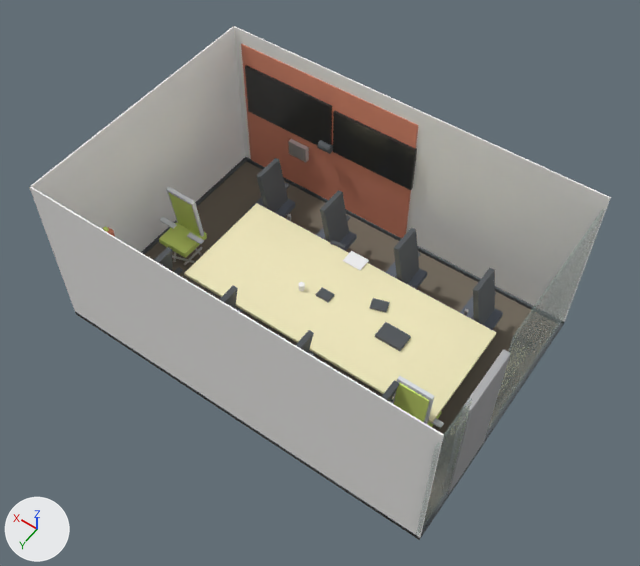
What one commit did to the Blender file blend/scene0575_01.blend.
Rendered twice from a 50 mm camera at (-1.55, 8.57, 11.09) aimed at (2.96, 2.27, 1.19). Every picture has the same lights, and +X, +Y and +Z are marked at lower left. The picture after the commit comes second.

Objects in the first picture: 'AccentWall', 'BackWall', 'CameraBarrel', 'Chair_Green_Door_arm_-0.28', 'Chair_Green_Door_back', 'Chair_Green_Door_seat', 'Chair_Green_Door_shell', 'Chair_Green_Screen_arm_-0.28', 'Chair_Green_Screen_arm_0.28', 'Chair_Green_Screen_back', 'Chair_Green_Screen_leg216', 'Chair_Green_Screen_leg288', 'Chair_Green_Screen_seat', 'Chair_Green_Screen_shell', 'CodecBox', 'DoorFrame', 'Floor', 'GlassPanel1', 'GlassPanel2', 'ScreenLeft', 'ScreenRight', 'TableTop', 'Wall_Front', 'Wall_Right' and 24 more.
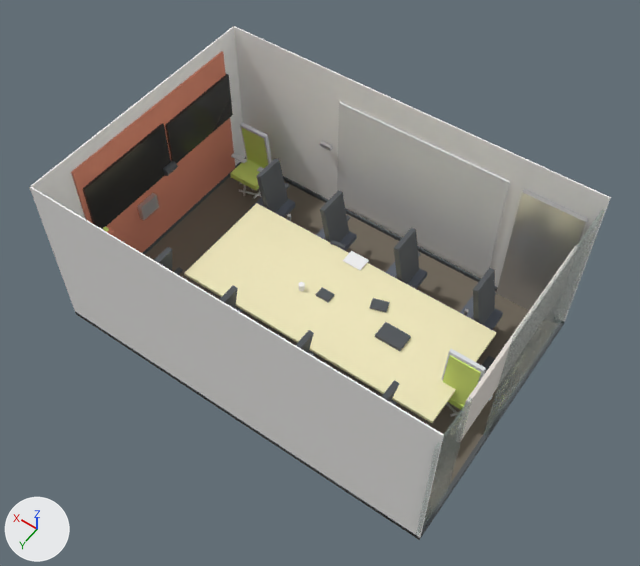
Commit message: Refine Blender scenes

Changed parts and their boxes [x1, y1, x2, y2] in the pictures (640 x 566 px):
'AccentWall', moved, turned: before [241, 44, 418, 238]; after [71, 51, 235, 253]
'Cube', added: after [337, 102, 510, 276]
'DoorFrame', moved, turned: before [447, 349, 511, 495]; after [496, 189, 588, 310]
'ScreenRight', moved, turned: before [245, 65, 332, 145]; after [83, 123, 171, 229]
'ScreenLeft', moved, turned: before [333, 111, 417, 190]; after [165, 74, 233, 164]
'Chair_Green_Door_back', moved: before [394, 383, 430, 422]; after [443, 355, 481, 405]
'AcousticPanel', moved, turned (not visible before): after [462, 246, 576, 438]
'Chair_Green_Screen_seat', moved: before [159, 222, 207, 258]; after [230, 159, 263, 191]
'Chair_Green_Screen_back', moved: before [168, 192, 200, 236]; after [242, 128, 268, 168]
'Chair_Green_Door_shell', moved: before [392, 376, 435, 424]; after [441, 349, 486, 383]
'CodecBox', moved, turned: before [288, 139, 309, 162]; after [137, 193, 159, 220]
'Chair_Green_Screen_shell', moved: before [166, 187, 204, 237]; after [240, 122, 272, 164]
'CameraBarrel', moved, turned: before [317, 140, 333, 154]; after [163, 160, 178, 176]
'Chair_Green_Screen_arm_-0.28', moved: before [160, 217, 177, 229]; after [231, 153, 247, 163]
'Chair_Green_Screen_arm_0.28', moved: before [187, 232, 204, 244]; after [257, 167, 264, 172]
'Chair_Green_Door_seat', moved (mostly hidden): before [427, 411, 442, 427]; after [448, 398, 464, 409]
'TrashBin', moved (not visible before): after [482, 356, 495, 374]
'Chair_Green_Screen_leg288', moved: before [172, 255, 194, 263]; after [239, 189, 261, 196]
'Chair_Green_Door_arm_-0.28', moved (not visible afterwards): before [432, 418, 444, 428]
'Chair_Green_Screen_leg216', moved: before [173, 252, 177, 262]; after [243, 185, 246, 196]
'Wall_Front', unchanged, covered by the edit: before [31, 27, 246, 294]; after [31, 26, 246, 294]

The change, as a list of edits to the scene's bpy script:
```text
Add me_cube_071:
    me_cube_071.from_pydata(...)  # a box spanning x -1.06..1.06, y -1.43..1.43, z -0.01..0.01
Change ob_accentwall:
    ob_accentwall.location: (4.45, 0.02, 1.27) -> (6.17, 1.94, 1.27)
    ob_accentwall.rotation_euler: (0.0, 0.0, 0.0) -> (0.0, 0.0, 1.571)  # degrees (0, 0, 0) -> degrees (0, 0, 90)
Change ob_doorframe:
    ob_doorframe.location: (0.05, 3.0, 1.15) -> (0.64, 0.05, 1.15)
    ob_doorframe.rotation_euler: (0.0, 0.0, 0.0) -> (0.0, 0.0, 1.571)  # degrees (0, 0, 0) -> degrees (0, 0, 90)
Change ob_acousticpanel:
    ob_acousticpanel.location: (3.6, 4.13, 1.95) -> (0.06, 2.07, 1.95)
    ob_acousticpanel.rotation_euler: (0.0, 0.0, 0.0) -> (0.0, 0.0, 1.571)  # degrees (0, 0, 0) -> degrees (0, 0, 90)
Change ob_screenleft:
    ob_screenleft.location: (3.55, 0.05, 1.7) -> (6.14, 1.04, 1.7)
    ob_screenleft.rotation_euler: (0.0, 0.0, 0.0) -> (0.0, 0.0, 1.571)  # degrees (0, 0, 0) -> degrees (0, 0, 90)
Change ob_screenright:
    ob_screenright.location: (5.15, 0.05, 1.72) -> (6.14, 2.64, 1.72)
    ob_screenright.rotation_euler: (0.0, 0.0, 0.0) -> (0.0, 0.0, 1.571)  # degrees (0, 0, 0) -> degrees (0, 0, 90)
Change ob_codecbox:
    ob_codecbox.location: (4.95, 0.08, 0.95) -> (6.11, 2.44, 0.95)
    ob_codecbox.rotation_euler: (0.0, 0.0, 0.0) -> (0.0, 0.0, 1.571)  # degrees (0, 0, 0) -> degrees (0, 0, 90)
Change ob_camerabarrel:
    ob_camerabarrel.location: (4.4, 0.1, 1.35) -> (6.09, 1.89, 1.35)
    ob_camerabarrel.rotation_euler: (1.571, 0.0, 1.571) -> (1.571, 0.0, 3.142)  # degrees (90, 0, 90) -> degrees (90, 0, 180)
Change ob_trashbin:
    ob_trashbin.location: (5.55, 3.7, 0.17) -> (0.46, 1.53, 0.17)
Change ob_chair_green_door_seat:
    ob_chair_green_door_seat.location: (0.9, 2.95, 0.49) -> (0.57, 2.21, 0.49)
Change ob_chair_green_door_back:
    ob_chair_green_door_back.location: (0.9, 3.11, 0.92) -> (0.57, 2.37, 0.92)
Change ob_chair_green_door_shell:
    ob_chair_green_door_shell.location: (0.9, 3.1, 0.92) -> (0.57, 2.36, 0.92)
Change ob_chair_green_door_arm__0_28:
    ob_chair_green_door_arm__0_28.location: (0.62, 2.95, 0.67) -> (0.29, 2.21, 0.67)
Change ob_chair_green_screen_seat:
    ob_chair_green_screen_seat.location: (5.55, 2.35, 0.49) -> (5.55, 0.57, 0.49)
Change ob_chair_green_screen_back:
    ob_chair_green_screen_back.location: (5.55, 2.19, 0.92) -> (5.55, 0.41, 0.92)
Change ob_chair_green_screen_shell:
    ob_chair_green_screen_shell.location: (5.55, 2.2, 0.92) -> (5.55, 0.42, 0.92)
Change ob_chair_green_screen_leg216:
    ob_chair_green_screen_leg216.location: (5.68, 2.44, 0.16) -> (5.68, 0.67, 0.16)
Change ob_chair_green_screen_leg288:
    ob_chair_green_screen_leg288.location: (5.5, 2.5, 0.16) -> (5.5, 0.73, 0.16)
Change ob_chair_green_screen_arm__0_28:
    ob_chair_green_screen_arm__0_28.location: (5.83, 2.35, 0.67) -> (5.83, 0.57, 0.67)
Change ob_chair_green_screen_arm_0_28:
    ob_chair_green_screen_arm_0_28.location: (5.27, 2.35, 0.67) -> (5.27, 0.57, 0.67)
Add ob_cube:
    ob_cube = bpy.data.objects.new('Cube', me_cube_071)
    ob_cube.location = (2.77, 0.03, 1.24)
    ob_cube.rotation_euler = (-1.571, -1.571, 0.0)  # degrees (-90, -90, 0)
```
